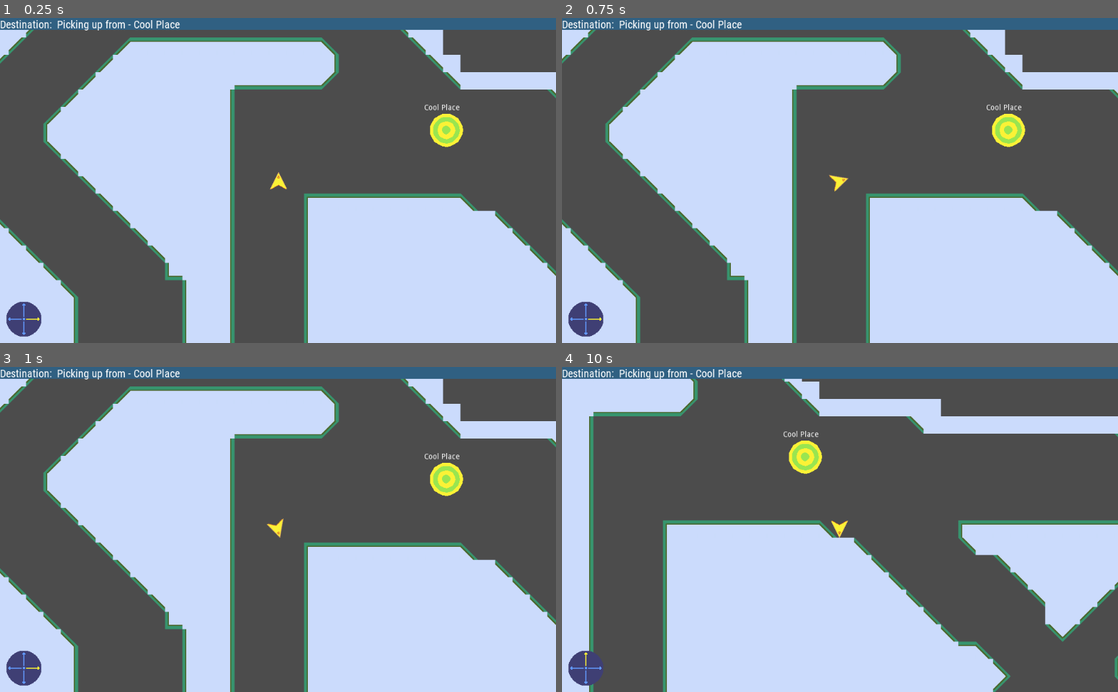
Above: before the commit, frames 1-4 (two rows, left to right).
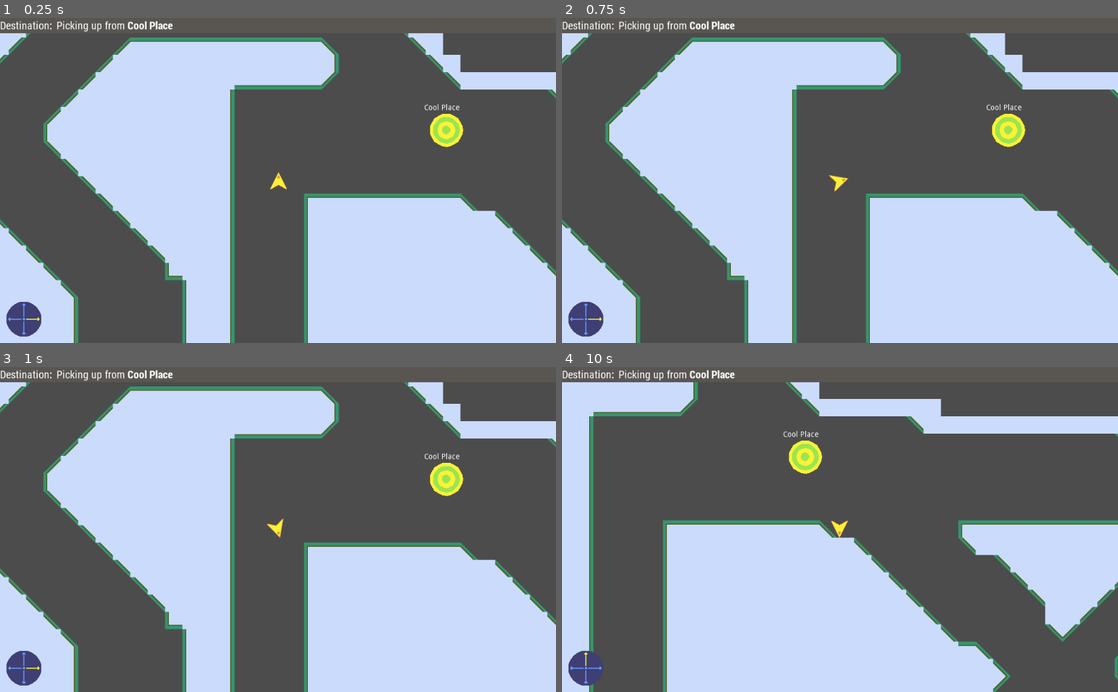
Above: after the commit, the same moments.

Repository: broquaint/comrade-cabbie
Game: Godot game, scene res://Root.tscn
Same seed, same stepped clock (60 frames per second), same inputs: the game is played once before the commit and once after it.
Inputs:
- Up to frame 1 (0.25 s): no input
- Up to frame 2 (0.75 s): tap Enter at 0.5 s; hold Right (move_right) from 0.53 s (still down)
- Up to frame 3 (1 s): keep holding Right (move_right)
- Up to frame 4 (10 s): release Right (move_right) at 1.28 s; hold Left (move_left) 1.28-2.03 s; hold Right (move_right) 2.03-2.78 s; hold Up (move_up) 2.78-3.53 s; hold Left (move_left) 3.53-5.78 s; hold Right (move_right) 5.78-6.53 s; hold Up (move_up) 6.53-7.28 s; hold Right (move_right) 7.28-8.03 s; hold Left (move_left) 8.03-9.53 s; hold Up (move_up) from 9.53 s (still down)

The runs differ from the first frame. In frame 1, 3.7% of the frame differs, in the area x 0-100%, y 0-5%; in frame 2, 3.7%; in frame 3, 3.7%; in frame 4, 3.9%.

Commit message:
Wasted time adding bold font to HUD
To get text behaving as expected, or at least as intended, within a
box container _and_ displaying a bold font requires some bizarre
contortions. Now that it's working I will leave it well alone.

Diff:
--- /dev/null
+++ b/FontTheme.tres
@@ -0,0 +1,19 @@
+[gd_resource type="Theme" load_steps=5 format=2]
+
+[sub_resource type="DynamicFontData" id=3]
+font_path = "res://assets/robotocondensed-bold.ttf"
+
+[sub_resource type="DynamicFont" id=4]
+size = 20
+font_data = SubResource( 3 )
+
+[sub_resource type="DynamicFontData" id=1]
+font_path = "res://assets/robotocondensed-regular.ttf"
+
+[sub_resource type="DynamicFont" id=2]
+size = 20
+font_data = SubResource( 1 )
+
+[resource]
+default_font = SubResource( 2 )
+RichTextLabel/fonts/bold_font = SubResource( 4 )
--- a/HUD.gd
+++ b/HUD.gd
@@ -1,10 +1,11 @@
 extends Control
 
 func on_picking_up(pickup: Node):
-	$Container/Destination.text = 'Picking up from - ' + pickup.point_name
+	#$Container/Destination.text = 'Picking up from [b]' + pickup.point_name + '[/b]'
+	$Container/Destination.bbcode_text = 'Picking up from [b]' + pickup.point_name + '[/b]'
 
 func on_new_pickup(dropoff: Node):
-	$Container/Destination.text = 'Dropping off at - ' + dropoff.point_name
+	$Container/Destination.bbcode_text = 'Dropping off at [b]' + dropoff.point_name + '[/b]'
 
 func on_new_dropoff():
 	pass
--- a/HUD.tscn
+++ b/HUD.tscn
@@ -12,16 +12,7 @@
 [ext_resource path="res://assets/compass dropoff east.png" type="Texture" id=10]
 [ext_resource path="res://assets/compass pickup south.png" type="Texture" id=11]
 [ext_resource path="res://DestFlashControl.gd" type="Script" id=12]
-
-[sub_resource type="DynamicFontData" id=1]
-font_path = "res://assets/robotocondensed-regular.ttf"
-
-[sub_resource type="DynamicFont" id=2]
-size = 20
-font_data = SubResource( 1 )
-
-[sub_resource type="Theme" id=3]
-default_font = SubResource( 2 )
+[ext_resource path="res://FontTheme.tres" type="Theme" id=13]
 
 [sub_resource type="DynamicFontData" id=8]
 font_path = "res://assets/robotocondensed-bold.ttf"
@@ -69,33 +60,42 @@
 [node name="HUD" type="CanvasLayer"]
 
 [node name="Control" type="Control" parent="."]
-margin_right = 40.0
+margin_right = 1025.0
 margin_bottom = 40.0
-theme = SubResource( 3 )
+theme = ExtResource( 13 )
 script = ExtResource( 1 )
 
 [node name="ColorRect" type="ColorRect" parent="Control"]
 margin_right = 1024.0
-margin_bottom = 22.0
-color = Color( 0.188235, 0.376471, 0.509804, 1 )
+margin_bottom = 28.0
+color = Color( 0.34902, 0.337255, 0.321569, 1 )
 
 [node name="Container" type="HBoxContainer" parent="Control"]
-margin_right = 499.0
-margin_bottom = 22.0
-__meta__ = {
-"_edit_group_": true
-}
+anchor_right = 1.0
+margin_bottom = 32.0
 
-[node name="Label" type="Label" parent="Control/Container"]
-margin_right = 101.0
-margin_bottom = 24.0
-text = "Destination: "
+[node name="Label" type="RichTextLabel" parent="Control/Container"]
+margin_left = 4.0
+margin_right = 108.0
+margin_bottom = 32.0
+rect_min_size = Vector2( 100, 32 )
+rect_pivot_offset = Vector2( 319.884, 109.663 )
+bbcode_enabled = true
+bbcode_text = "Destination[b]:[/b]"
+text = "Destination:"
+scroll_active = false
 
-[node name="Destination" type="Label" parent="Control/Container"]
-margin_left = 105.0
-margin_right = 117.0
-margin_bottom = 24.0
-text = "…"
+[node name="Destination" type="RichTextLabel" parent="Control/Container"]
+margin_left = 104.0
+margin_right = 454.0
+margin_bottom = 32.0
+rect_min_size = Vector2( 350, 24 )
+bbcode_enabled = true
+bbcode_text = "Picking up from [b]Foo Bar[/b]"
+text = "Picking up from Foo Bar"
+fit_content_height = true
+scroll_active = false
+deselect_on_focus_loss_enabled = false
 
 [node name="Compass" type="Sprite" parent="."]
 position = Vector2( 44.4506, 555.618 )
@@ -113,25 +113,33 @@
 [node name="DestFlashControl" type="Control" parent="."]
 margin_left = -470.0
 margin_top = 146.0
-margin_right = -21.9771
-margin_bottom = 186.0
+margin_right = -13.977
+margin_bottom = 194.0
 script = ExtResource( 12 )
-__meta__ = {
-"_edit_group_": true
-}
+
+[node name="ColorRect2" type="ColorRect" parent="DestFlashControl"]
+anchor_left = 0.00961202
+anchor_top = 0.102734
+anchor_right = 0.00961202
+anchor_bottom = 0.102734
+margin_left = -5.3833
+margin_top = -4.93121
+margin_right = 450.617
+margin_bottom = 38.0688
+color = Color( 0.517647, 0.494118, 0.529412, 0.784314 )
 
 [node name="ColorRect" type="ColorRect" parent="DestFlashControl"]
-margin_left = -1.0
-margin_top = 1.0
-margin_right = 450.0
-margin_bottom = 39.0
+margin_left = 1.0
+margin_top = 2.0
+margin_right = 453.0
+margin_bottom = 41.0
 color = Color( 0.34902, 0.337255, 0.321569, 0.784314 )
 
 [node name="DestFlashText" type="RichTextLabel" parent="DestFlashControl"]
-margin_left = 7.91034
-margin_top = 4.30344
-margin_right = 459.91
-margin_bottom = 43.3034
+margin_left = 8.2428
+margin_top = 4.80209
+margin_right = 460.243
+margin_bottom = 43.8021
 theme = SubResource( 6 )
 bbcode_enabled = true
 bbcode_text = "Lorem ipsum"
Not shown: 1 places in HUD.tscn that only renumber resources
